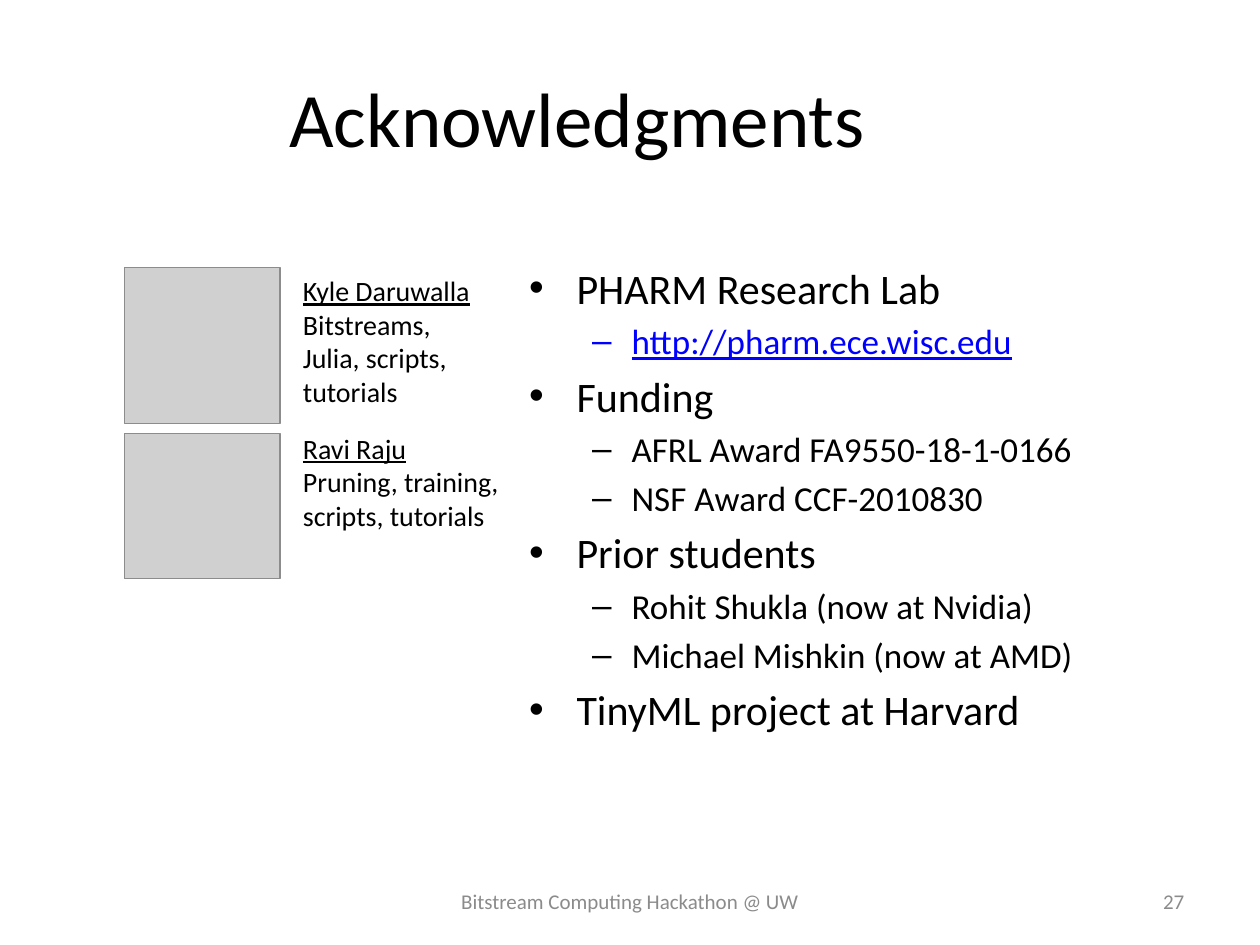
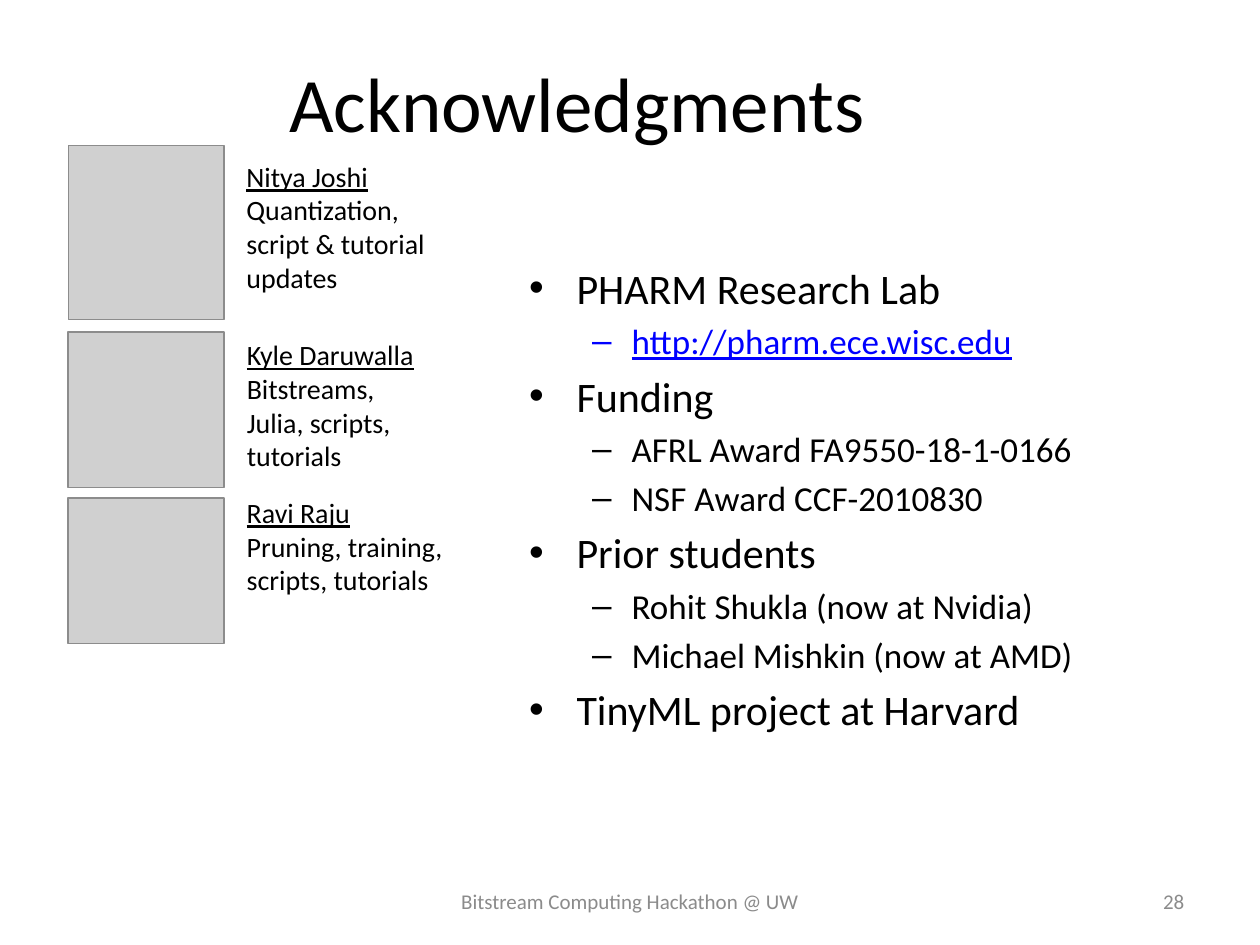
Before and after one commit to UW-PHARM/bitstream-hackathon, a slide deck: slide 28 of _assets/hackathon_introduction.pptx (slide 27 before the commit). Drawn at 1260x945 pixels with LibreOffice and Linux fonts; fonts in the diff are those of the drawing; grey boxes stand for pictures; background and template pictures are left out. Boxes give left, top, right and bottom in pixels: in the first picture for what was removed or moved away, otherwise in the second. Text is boxed around its words. In the diff, an @@ line names an element or a change of style, - is before the commit and + after.

```diff
--- a/_assets/hackathon_introduction.pptx
+++ b/_assets/hackathon_introduction.pptx
@@ title "Acknowledgments": place and size @@
-title "Acknowledgments" at [289,93,865,161]
+title "Acknowledgments" at [289,78,865,146]
@@ picture added at [68,145,223,319] @@
@@ text added at [246,167,425,293], 16 pt, text #000000 @@
+Nitya Joshi
+Quantization, script & tutorial updates
@@ 2 pictures, 2 texts: place and size @@
-2 pictures, 2 texts at [125,267,498,578]
+2 pictures, 2 texts at [68,331,442,643]
@@ page number at [1163,895,1184,909]: text changed @@
-27
+28
```
Also in this commit, not shown: 7 other slides changed, 2 slides added, 1 slide removed.
